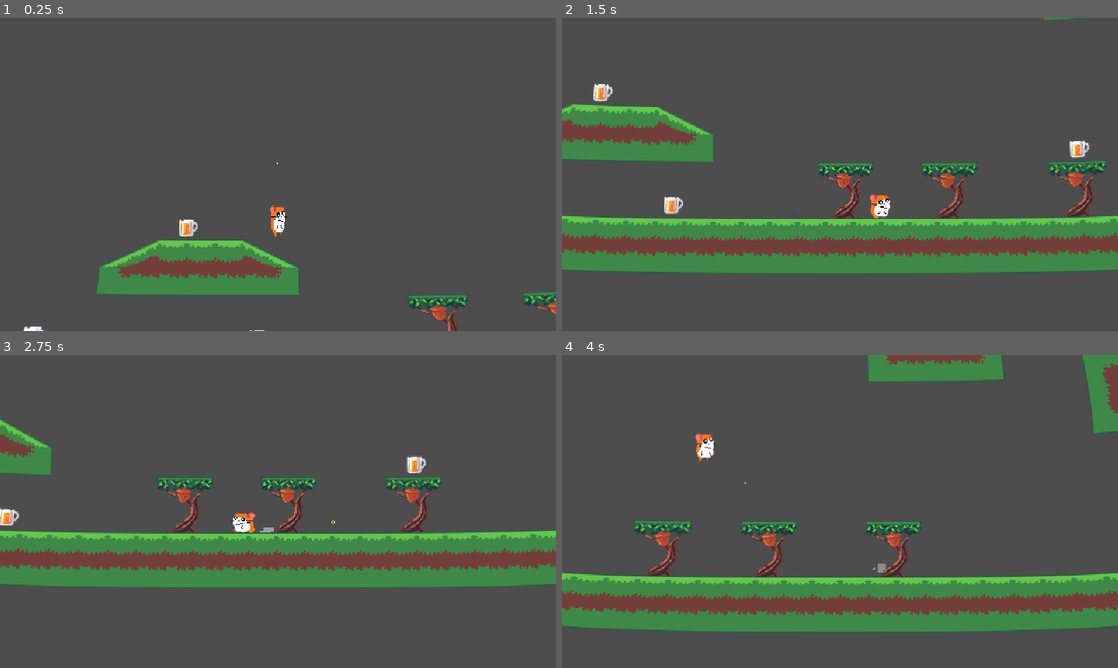
Above: before the commit, frames 1-4 (two rows, left to right).
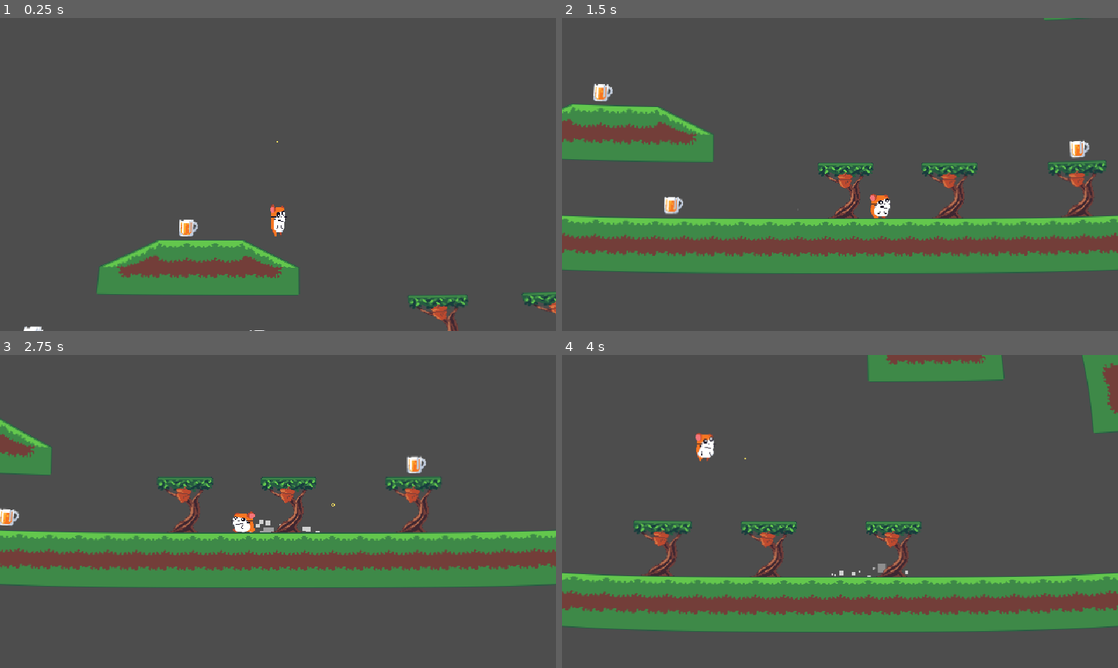
Above: after the commit, the same moments.

Repository: Codex112008/GMTK-2025-Game-Jam
Game: Godot game, scene res://Scenes/Game.tscn
Two runs of this game, one before a commit and one after it. Both use one fixed random seed, a clock stepped at 60 frames per second and the inputs below.
Inputs:
- Up to frame 1 (0.25 s): no input
- Up to frame 2 (1.5 s): hold D (right) from 0.53 s (still down); tap Space (jump) at 0.6, 0.77, 1.07, 1.35 s
- Up to frame 3 (2.75 s): tap Space (jump) at 1.52, 1.82, 2.1 s; release D (right) at 2.03 s; hold A (left) from 2.03 s (still down)
- Up to frame 4 (4 s): release A (left) at 2.78 s; hold D (right) from 2.78 s (still down); tap Space (jump) at 2.85, 3.02, 3.32, 3.6, 3.77 s

The runs differ from the first frame. In frame 1, less than 0.1% of the frame differs, in the area x 49-100%, y 39-97%; in frame 2, 0.2%; in frame 3, 0.1%; in frame 4, 0.3%, in the area x 16-63%, y 32-71%.

Commit message:
tree fix

Diff:
--- a/Scenes/Player.tscn
+++ b/Scenes/Player.tscn
@@ -107,8 +107,8 @@
 particles_anim_loop = false
 
 [sub_resource type="Curve" id="Curve_1iu4k"]
-_data = [Vector2(0, 1), 0.0, 0.0, 0, 0, Vector2(0.152542, 1), 0.0, 0.0, 0, 0, Vector2(1, 0), 0.325288, 0.0, 0, 0]
-point_count = 3
+_data = [Vector2(0, 1), 0.0, 0.0, 0, 0, Vector2(1, 0), -0.362352, 0.0, 0, 0]
+point_count = 2
 
 [sub_resource type="Gradient" id="Gradient_m0x7a"]
 offsets = PackedFloat32Array(0.63, 0.996667)
@@ -122,7 +122,7 @@
 offsets = PackedFloat32Array(0.01, 1)
 colors = PackedColorArray(1, 1, 1, 0.607843, 1, 1, 1, 0)
 
-[node name="Player" type="CharacterBody2D" node_paths=PackedStringArray("coyote_timer", "jump_buffer_timer", "short_jump_timer", "spin_timer", "my_sprite", "time_rewinder", "collision_shape", "drunk_particles", "jump_particles", "run_particles")]
+[node name="Player" type="CharacterBody2D" node_paths=PackedStringArray("coyote_timer", "jump_buffer_timer", "short_jump_timer", "spin_timer", "my_sprite", "time_rewinder", "collision_shape", "drunk_particles", "jump_particles", "land_particles", "run_particles")]
 script = ExtResource("1_kyqiw")
 speed = 260.0
 acceleration = 7.0
@@ -138,6 +138,7 @@
 collision_shape = NodePath("CollisionShape2D")
 drunk_particles = NodePath("Particles/DrunkParticles")
 jump_particles = NodePath("Particles/JumpParticles")
+land_particles = NodePath("Particles/LandParticles")
 run_particles = NodePath("Particles/RunParticles")
 
 [node name="Rewinder" type="Node" parent="."]
@@ -180,6 +181,7 @@
 [node name="DrunkParticles" type="CPUParticles2D" parent="Particles"]
 z_index = -1
 material = SubResource("CanvasItemMaterial_dewec")
+position = Vector2(0, -25)
 amount = 4
 texture = ExtResource("3_gntrk")
 speed_scale = 0.5
@@ -205,6 +207,20 @@
 scale_amount_curve = SubResource("Curve_1iu4k")
 color_ramp = SubResource("Gradient_m0x7a")
 
+[node name="LandParticles" type="CPUParticles2D" parent="Particles"]
+emitting = false
+amount = 10
+lifetime = 0.7
+one_shot = true
+explosiveness = 1.0
+direction = Vector2(0, -1)
+initial_velocity_min = 150.0
+initial_velocity_max = 250.0
+scale_amount_min = 2.0
+scale_amount_max = 8.0
+scale_amount_curve = SubResource("Curve_1iu4k")
+color_ramp = SubResource("Gradient_m0x7a")
+
 [node name="RunParticles" type="CPUParticles2D" parent="Particles"]
 emitting = false
 amount = 12
--- a/Scenes/Tree.tscn
+++ b/Scenes/Tree.tscn
@@ -9,6 +9,8 @@
 
 [sub_resource type="Animation" id="Animation_0e63j"]
 resource_name = "swing"
+length = 1.5
+loop_mode = 1
 tracks/0/type = "value"
 tracks/0/imported = false
 tracks/0/enabled = true
@@ -28,10 +30,10 @@
 tracks/1/interp = 2
 tracks/1/loop_wrap = true
 tracks/1/keys = {
-"times": PackedFloat32Array(0, 0.5, 1),
-"transitions": PackedFloat32Array(1, 1, 1),
+"times": PackedFloat32Array(0, 0.5, 1, 2),
+"transitions": PackedFloat32Array(1, 1, 1, 1),
 "update": 0,
-"values": [-0.174533, 0.174533, -0.174533]
+"values": [0.0, -0.174533, 0.174533, -0.174533]
 }
 tracks/2/type = "value"
 tracks/2/imported = false
@@ -102,7 +104,7 @@
 
 [sub_resource type="Animation" id="Animation_0suky"]
 resource_name = "grow"
-length = 0.5
+length = 0.3
 tracks/0/type = "value"
 tracks/0/imported = false
 tracks/0/enabled = true
@@ -134,7 +136,7 @@
 tracks/2/interp = 2
 tracks/2/loop_wrap = true
 tracks/2/keys = {
-"times": PackedFloat32Array(0, 0.5),
+"times": PackedFloat32Array(0, 0.3),
 "transitions": PackedFloat32Array(1, 1),
 "update": 0,
 "values": [Vector2(1e-05, 1e-05), Vector2(1, 1)]
--- a/Scripts/PlayerController.gd
+++ b/Scripts/PlayerController.gd
@@ -36,6 +36,7 @@
 @export_subgroup("Particles")
 @export var drunk_particles : CPUParticles2D
 @export var jump_particles : CPUParticles2D
+@export var land_particles : CPUParticles2D
 @export var run_particles : CPUParticles2D
 
 @export_group("OOC References")
@@ -144,6 +145,8 @@
 		scale = scale.lerp(Vector2.ONE, delta * 5)
 	if (!last_frame_on_floor && is_on_floor()):
 		scale = Vector2(1.25, 0.75)
+		land_particles.restart()
+		land_particles.emitting = true
 	if (!is_on_floor() && absf(velocity.y) > 500):
 		scale = Vector2(0.75, 1.25)
 	if (is_on_floor() && Input.is_action_pressed("down")):
